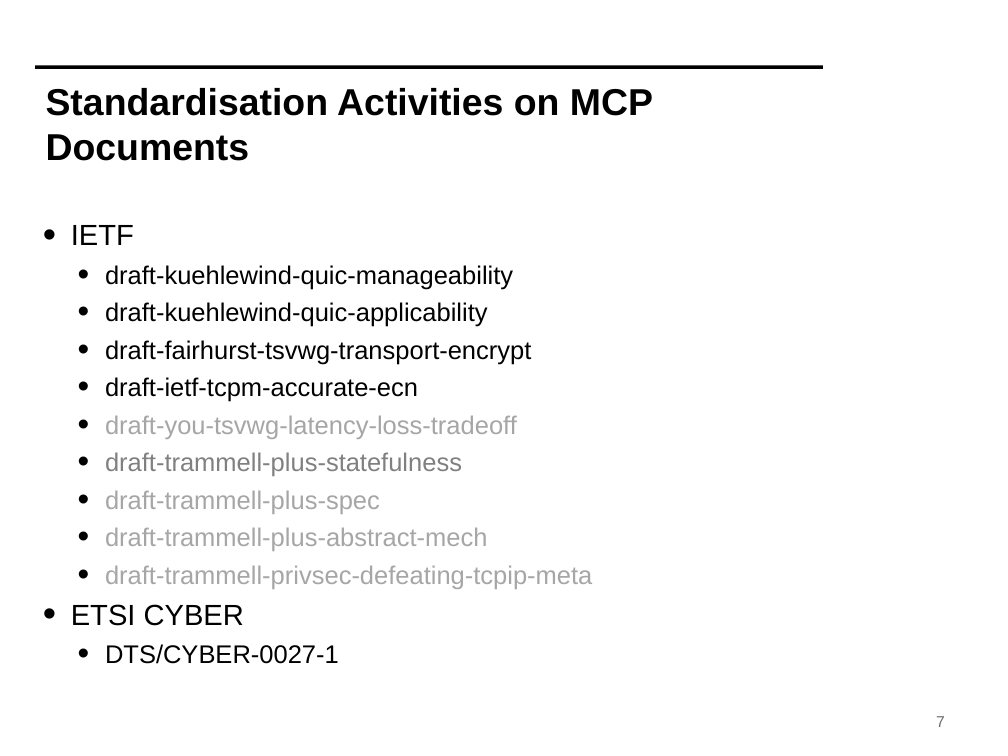
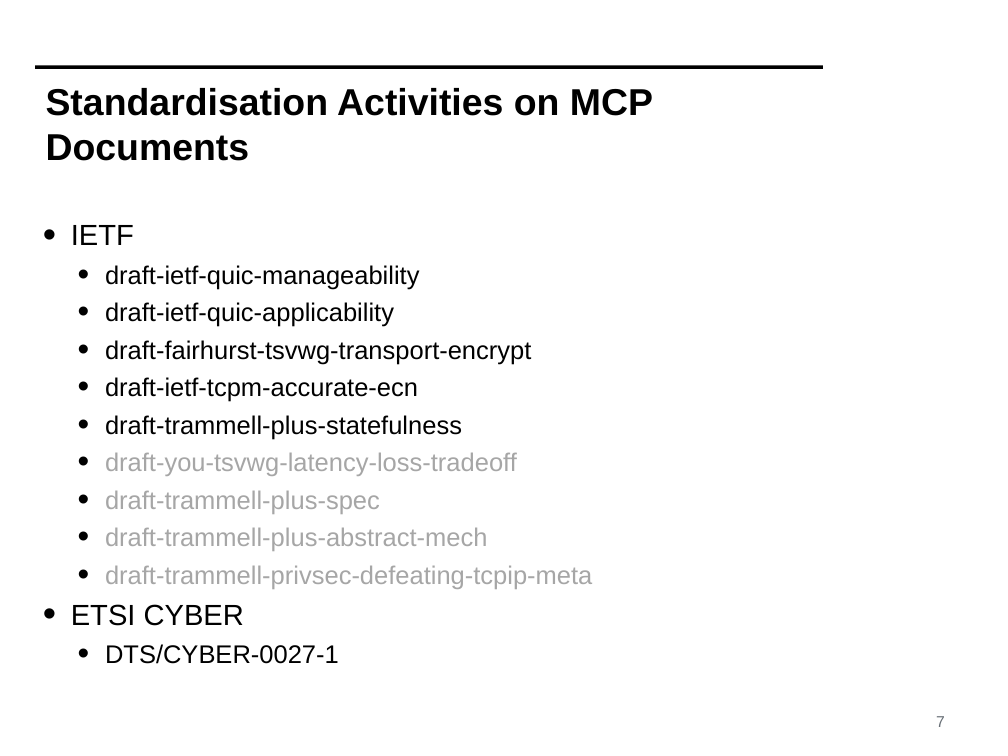
Before and after one commit to mami-project/roadshows, a slide deck: slide 7 of review2-zurich/WP4-ReviewM18.pptx. Drawn at 1008x756 pixels with LibreOffice and Linux fonts; fonts in the diff are those of the drawing; background and template pictures are left out. Boxes give left, top, right and bottom in pixels: in the first picture for what was removed or moved away, otherwise in the second. Text is boxed around its words. In the diff, an @@ line names an element or a change of style, - is before the commit and + after.

```diff
--- a/review2-zurich/WP4-ReviewM18.pptx
+++ b/review2-zurich/WP4-ReviewM18.pptx
@@ text at [105, 265, 420, 327]: text changed @@
-  • draft-kuehlewind-quic-manageability
-  • draft-kuehlewind-quic-applicability
+  • draft-ietf-quic-manageability
+  • draft-ietf-quic-applicability
@@ text at [105, 415, 462, 439]: paragraph added @@
+  • draft-trammell-plus-statefulness
@@ text at [105, 452, 462, 476]: paragraph removed @@
-  • draft-trammell-plus-statefulness
```
Also in this commit, not shown: 9 other slides changed.
